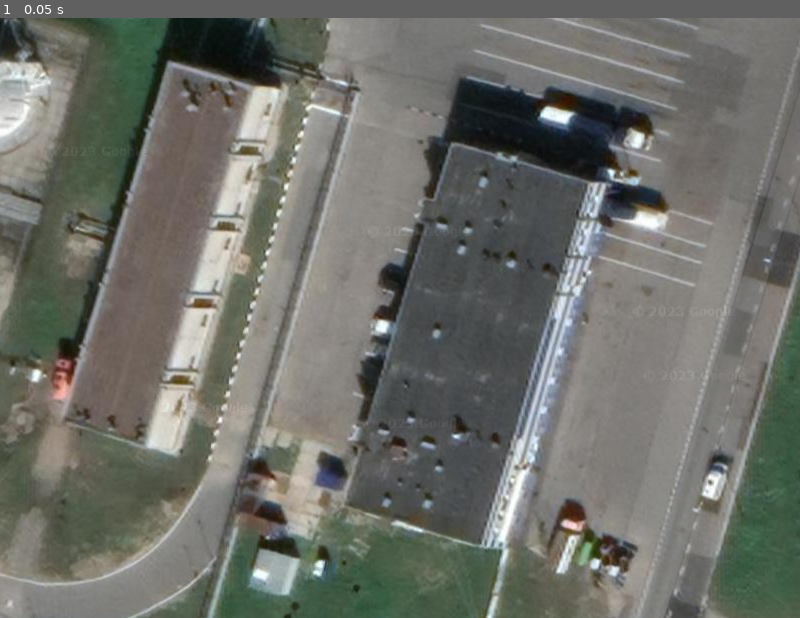
Above: before the commit, frame 1.
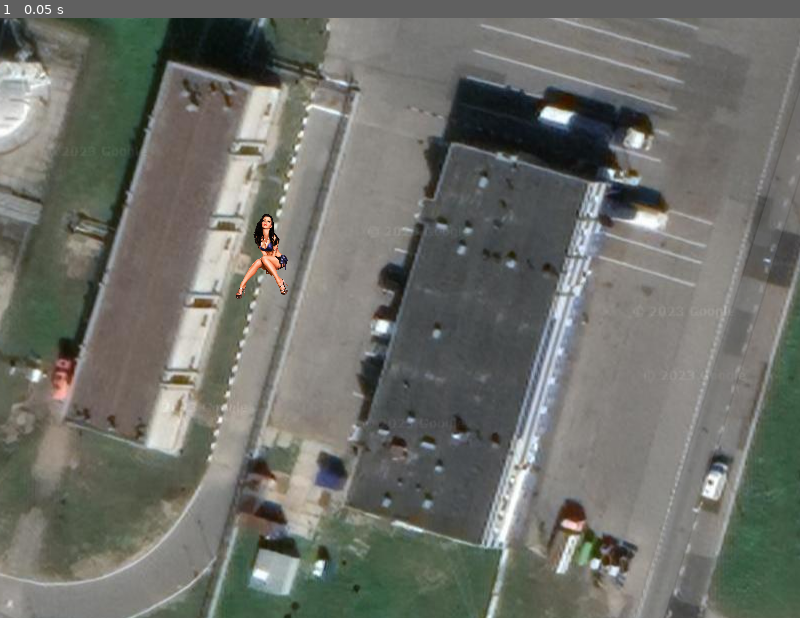
Above: after the commit, the same moment.

Repository: DCel567/AI_ground
Game: Godot game, scene res://scenes/level_1.tscn
The game is run twice, just before and just after one commit, with the same random seed, the same clock (stepped at 60 frames per second) and the same inputs.
Inputs:
- Up to frame 1 (0.05 s): no input

The runs differ from the first frame. In frame 1, 0.3% of the frame differs, in the area x 29-36%, y 32-47%.

Commit message:
follower added. No functionality

Diff:
--- /dev/null
+++ b/npc/Follower.gd
@@ -0,0 +1,11 @@
+extends CharacterBody2D
+
+@export var SPEED: int = 50
+
+
+func _ready():
+	print("ready")
+
+func _physics_process(_delta):
+
+	var target = get_viewport().get_mouse_position()
--- /dev/null
+++ b/npc/Follower.tscn
@@ -0,0 +1,19 @@
+[gd_scene load_steps=4 format=3 uid="uid://cfuwig4uo7um"]
+
+[ext_resource type="Texture2D" uid="uid://jquudfpneamj" path="res://graphics/girl.png" id="1_nuj3s"]
+[ext_resource type="Script" path="res://npc/Follower.gd" id="1_pgntb"]
+
+[sub_resource type="CapsuleShape2D" id="CapsuleShape2D_l20jc"]
+radius = 19.0
+height = 74.0
+
+[node name="Follower" type="CharacterBody2D"]
+script = ExtResource("1_pgntb")
+
+[node name="Girl" type="Sprite2D" parent="."]
+scale = Vector2(0.07, 0.07)
+texture = ExtResource("1_nuj3s")
+
+[node name="CollisionShape2D" type="CollisionShape2D" parent="."]
+position = Vector2(1, -3)
+shape = SubResource("CapsuleShape2D_l20jc")
--- a/project.godot
+++ b/project.godot
@@ -47,6 +47,10 @@
 ]
 }
 
+[physics]
+
+2d/default_gravity=0.0
+
 [rendering]
 
 textures/canvas_textures/default_texture_filter=0
--- a/scenes/level_1.tscn
+++ b/scenes/level_1.tscn
@@ -1,6 +1,7 @@
-[gd_scene load_steps=2 format=3 uid="uid://cmak2dsbjjmoh"]
+[gd_scene load_steps=3 format=3 uid="uid://cmak2dsbjjmoh"]
 
 [ext_resource type="Texture2D" uid="uid://dhu4v4uk8dvtr" path="res://graphics/background.png" id="1_jp5vr"]
+[ext_resource type="PackedScene" uid="uid://cfuwig4uo7um" path="res://npc/Follower.tscn" id="2_22c5m"]
 
 [node name="level_1" type="Node2D"]
 
@@ -10,3 +11,6 @@
 
 [node name="Camera2D" type="Camera2D" parent="."]
 anchor_mode = 0
+
+[node name="Follower" parent="." instance=ExtResource("2_22c5m")]
+position = Vector2(262, 239)
Binary file added: graphics/girl.png
Not shown, added: graphics/girl.png.import
